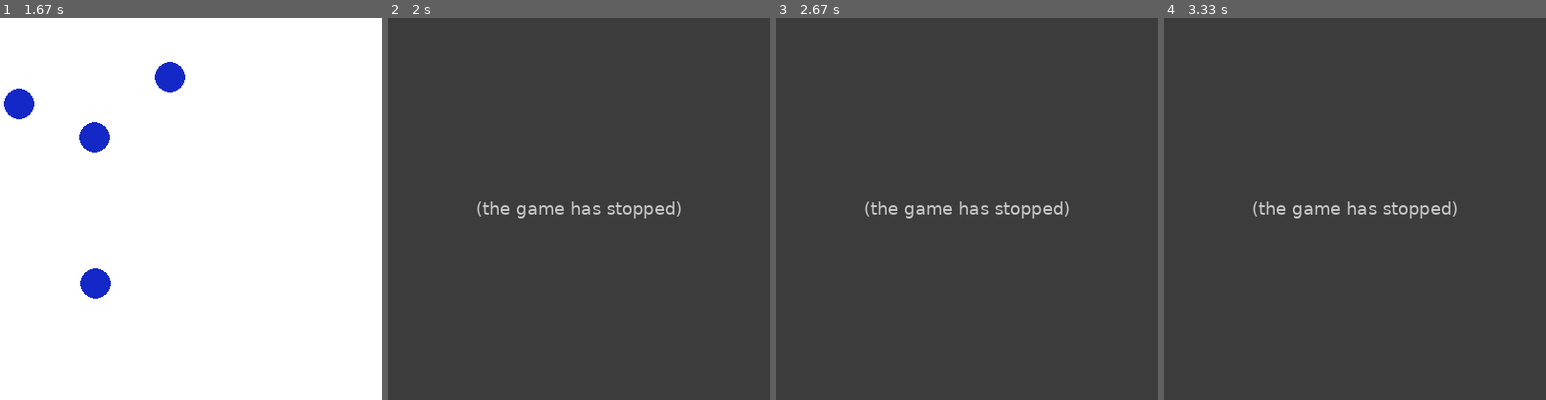
Above: before the commit, frames 1-4 (left to right).
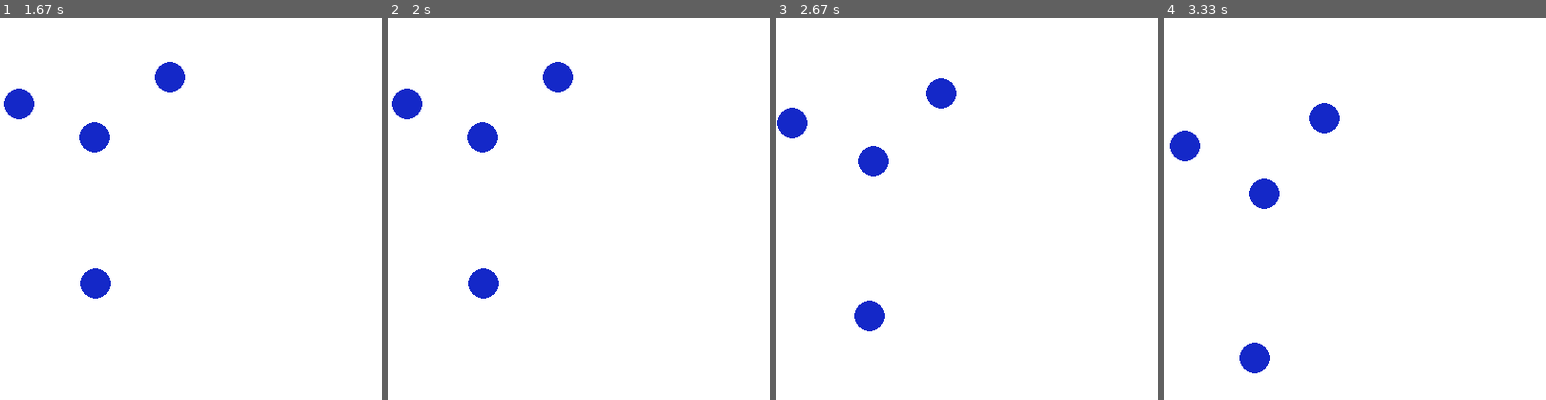
Above: after the commit, the same moments.

Repository: zxu32/PyGameTutorial
Game: pygame game, started from Springs.py
The game is run twice, just before and just after one commit, with the same random seed, the same clock (stepped at 60 frames per second) and the same inputs.
Inputs (mouse positions are in pixels of both pictures, inside the frame that each line leads up to):
- Up to frame 1 (1.67 s): press the mouse at (191, 231) at 0.37 s; move the mouse to (145, 224) at 0.47 s; release the mouse at (99, 212) at 0.6 s
- Up to frame 2 (2 s): tap Space at 1.67 s
- Up to frame 3 (2.67 s): tap Space at 2.07, 2.37, 2.57 s
- Up to frame 4 (3.33 s): tap Space at 2.87, 3.07 s

Frame 1 is identical in both runs. In frame 2, 100% of the frame differs, in the area x 0-100%, y 0-100%; in frame 3, 100%; in frame 4, 100%.
Error before the commit: NameError: name 'keyToFunction' is not defined (Springs.py line 58); the game stopped at 1.67 s (later frames are placeholders)

Commit message:
keyboardInteraction

Diff:
--- a/Springs.py
+++ b/Springs.py
@@ -36,10 +36,6 @@
 universe.mass_of_air = 0.02
 universe.addFunctions(['move', 'drag', 'combine', 'bounce', 'collide', 'accelerate'])
 
-
-# def calculateRadius(mass):
-#     return 0.4 * mass ** 0.5
-
 for p in range(0, 4):
     particleMass = 100
     particleSize = 16
@@ -54,12 +50,22 @@
     for event in pygame.event.get():
         if event.type == pygame.QUIT:
             running = False
-        if event.type == pygame.KEYDOWN:
-            if event.key in keyToFunction:
-                keyToFunction[event.key](universeScreen)
-            elif event.key == pygame.K_SPACE:
+        elif event.type == pygame.KEYDOWN:
+            if event.key == pygame.K_SPACE:
                 paused = (True, False)[paused]  # flip the current value of paused
+        elif event.type == pygame.MOUSEBUTTONDOWN:
+            mouseX, mouseY = pygame.mouse.get_pos()
+            selected_particle = universe.findParticles(mouseX, mouseY)
+            if selected_particle:
+                color_temp = selected_particle.color
+        elif event.type == pygame.MOUSEBUTTONUP and selected_particle:
+            selected_particle.color = color_temp
+            selected_particle = None
 
+    if selected_particle:
+        selected_particle.color = (255, 0, 0)
+        mouseX, mouseY = pygame.mouse.get_pos()
+        selected_particle.mouseMove(mouseX, mouseY)
     if not paused:
         universe.update()
     screen.fill(universe.color)
@@ -74,16 +80,3 @@
             pygame.draw.circle(screen, p.color, (x, y), int(p.size), 0)
 
     pygame.display.flip()
-
-#     elif event.type == pygame.MOUSEBUTTONDOWN:
-#     mouseX, mouseY = pygame.mouse.get_pos()
-#     selected_particle = env.findParticles(mouseX, mouseY)
-#     if selected_particle:
-#         color_temp = selected_particle.color
-# elif event.type == pygame.MOUSEBUTTONUP and selected_particle:
-# selected_particle.color = color_temp
-# selected_particle = None
-# if selected_particle:
-#     selected_particle.color = (255, 0, 0)
-#     mouseX, mouseY = pygame.mouse.get_pos()
-#     selected_particle.mouseMove(mouseX, mouseY)
